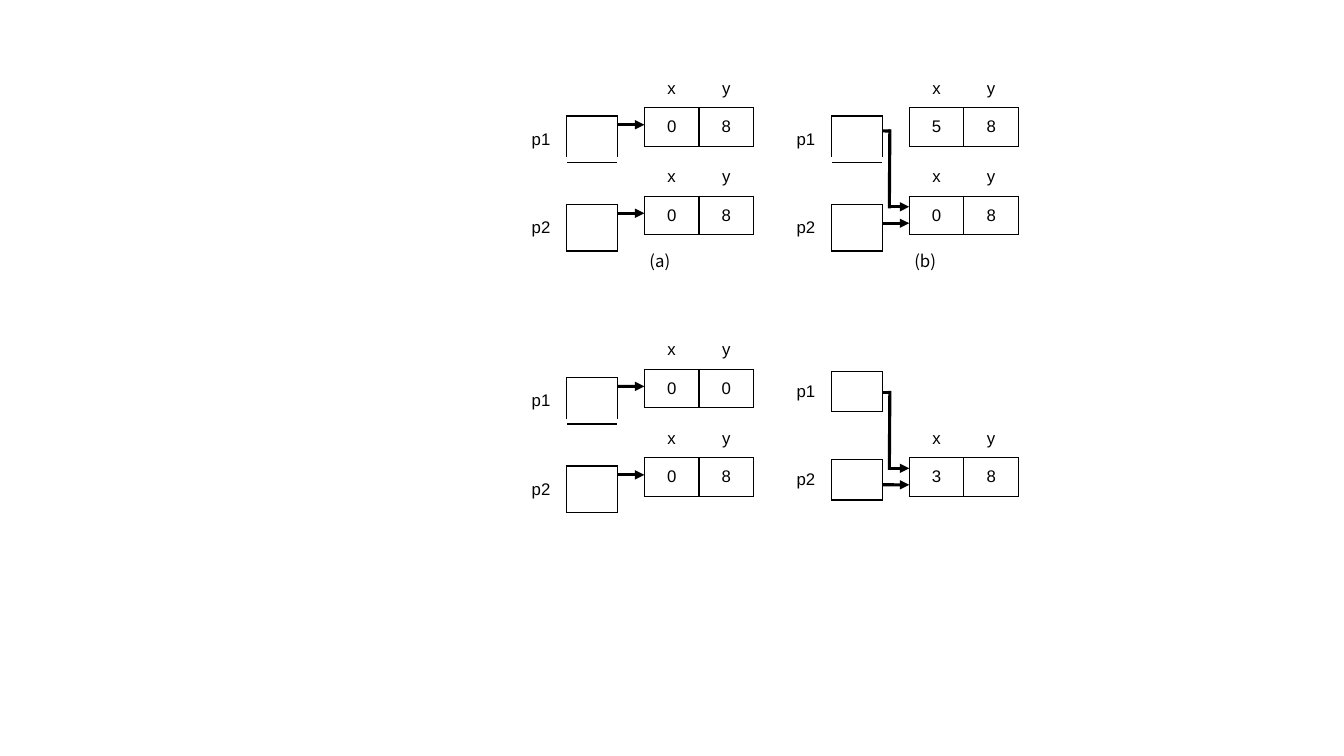
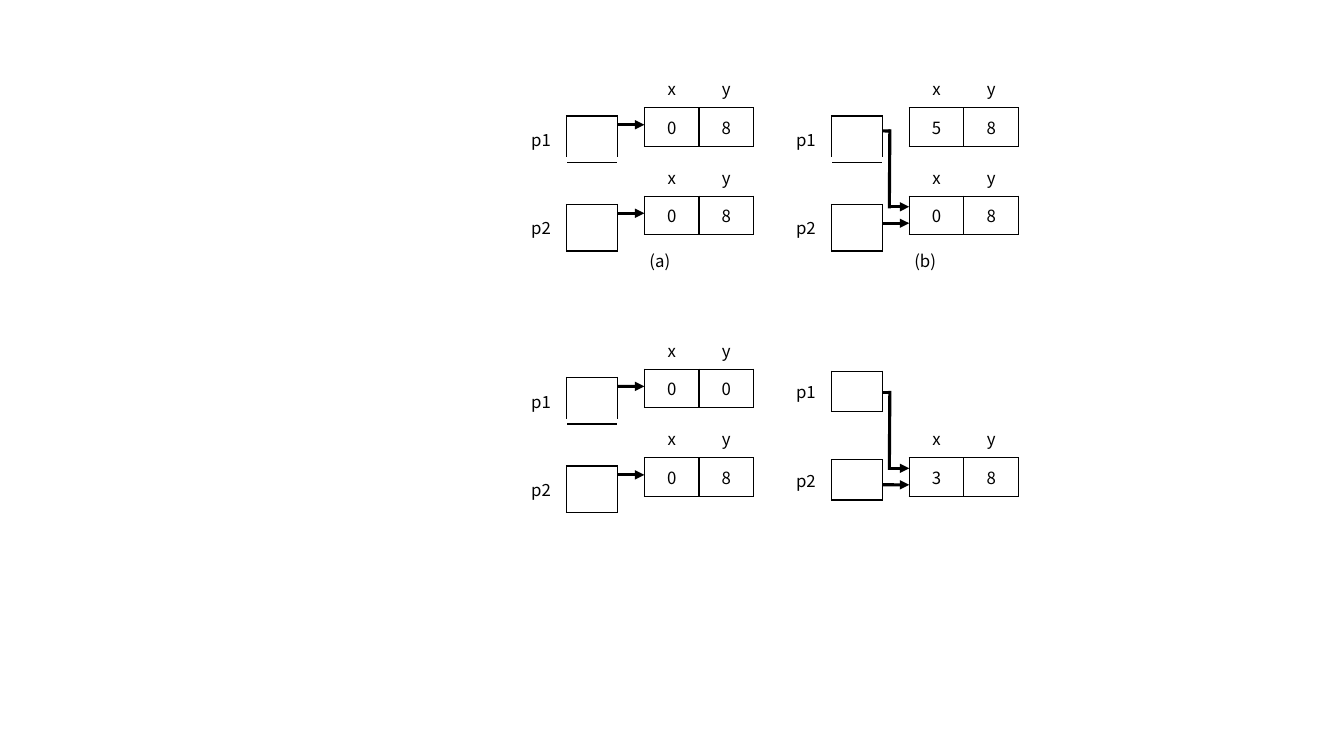
Before and after one commit to Rap0d/rap0d.github.io, a slide deck: slide 11 of assets/form/matrix.pptx. Drawn at 1344x756 pixels with LibreOffice and Linux fonts; fonts in the diff are those of the drawing. Boxes give left, top, right and bottom in pixels: in the first picture for what was removed or moved away, otherwise in the second. Text is boxed around its words. In the diff, an @@ line names an element or a change of style, - is before the commit and + after.

```diff
--- a/assets/form/matrix.pptx
+++ b/assets/form/matrix.pptx
@@ table at [515,70,618,154] @@
@@ font Arial to Noto Sans CJK KR @@
@@ table at [644,70,753,146] @@
@@ font Arial to Noto Sans CJK KR @@
@@ table at [909,70,1018,146] @@
@@ font Arial to Noto Sans CJK KR @@
@@ table at [515,158,618,242] @@
@@ font Arial to Noto Sans CJK KR @@
@@ table at [644,158,753,235] @@
@@ font Arial to Noto Sans CJK KR @@
@@ table at [780,158,883,242] @@
@@ font Arial to Noto Sans CJK KR @@
@@ table at [909,158,1018,235] @@
@@ font Arial to Noto Sans CJK KR @@
@@ table at [515,331,618,416] @@
@@ font Arial to Noto Sans CJK KR @@
@@ table at [644,331,753,407] @@
@@ font Arial to Noto Sans CJK KR @@
@@ table at [515,419,618,504] @@
@@ font Arial to Noto Sans CJK KR @@
@@ table at [644,419,753,496] @@
@@ font Arial to Noto Sans CJK KR @@
@@ table at [780,419,883,496] @@
@@ font Arial to Noto Sans CJK KR @@
@@ table at [909,419,1018,496] @@
@@ font Arial to Noto Sans CJK KR @@
```
Also in this commit, not shown: 17 other slides changed, 1 slide added, 1 other file.
